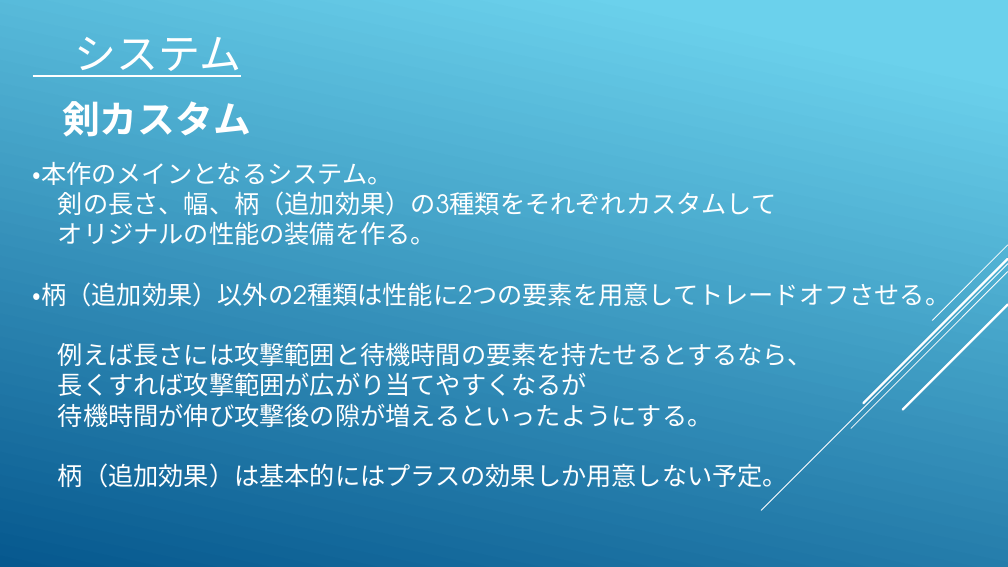
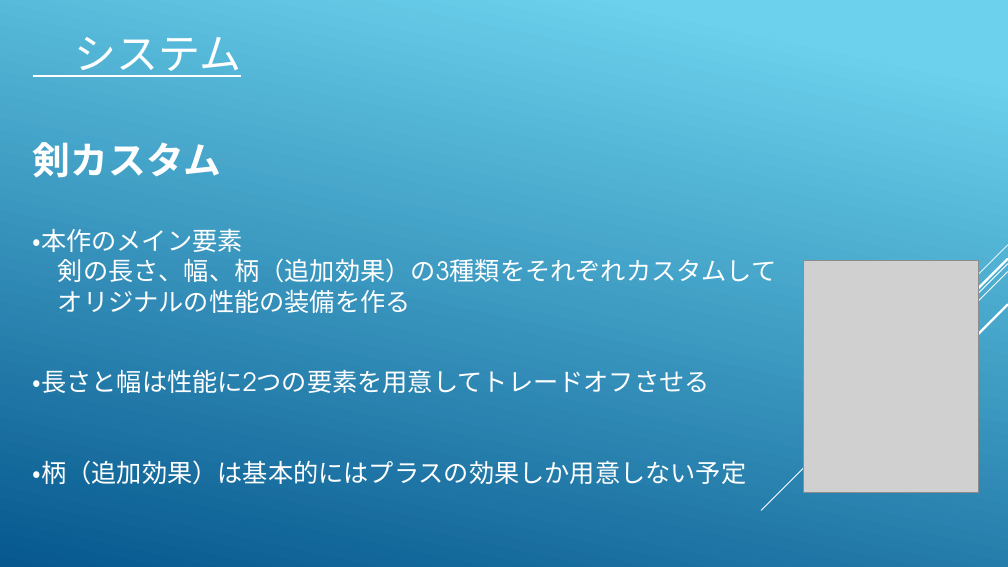
Before and after one commit to koike0723/Aso2020Winter, a slide deck: slide 5 of 企画書.pptx (slide 4 before the commit). Drawn at 1008x567 pixels with LibreOffice and Linux fonts; fonts in the diff are those of the drawing; grey boxes stand for pictures. Boxes give left, top, right and bottom in pixels: in the first picture for what was removed or moved away, otherwise in the second. Text is boxed around its words. In the diff, an @@ line names an element or a change of style, - is before the commit and + after.

```diff
--- a/企画書.pptx
+++ b/企画書.pptx
@@ text "剣カスタム": place and size @@
-text "剣カスタム" at (62, 101, 251, 137)
+text "剣カスタム" at (33, 142, 222, 178)
@@ text "・本作のメイン要素": place and size @@
-text "・本作のメイン要素" at (33, 162, 777, 245)
+text "・本作のメイン要素" at (33, 228, 777, 313)
@@ text at (33, 228, 243, 252): text changed @@
-・本作のメインとなるシステム。
+・本作のメイン要素
@@ picture added at (804, 260, 979, 493) @@
@@ text at (58, 290, 411, 313): text changed @@
-オリジナルの性能の装備を作る。
+オリジナルの性能の装備を作る
@@ text at (33, 370, 747, 485): text changed @@
-・柄（追加効果）以外の2種類は性能に2つの要素を用意してトレードオフさせる。
-例えば長さには攻撃範囲と待機時間の要素を持たせるとするなら、
-長くすれば攻撃範囲が広がり当てやすくなるが
-待機時間が伸び攻撃後の隙が増えるといったようにする。
-柄（追加効果）は基本的にはプラスの効果しか用意しない予定。
+・長さと幅は性能に2つの要素を用意してトレードオフさせる
+・柄（追加効果）は基本的にはプラスの効果しか用意しない予定
```
Also in this commit, not shown: 6 other slides changed, 12 slides added, 12 slides removed, 6 other files.
